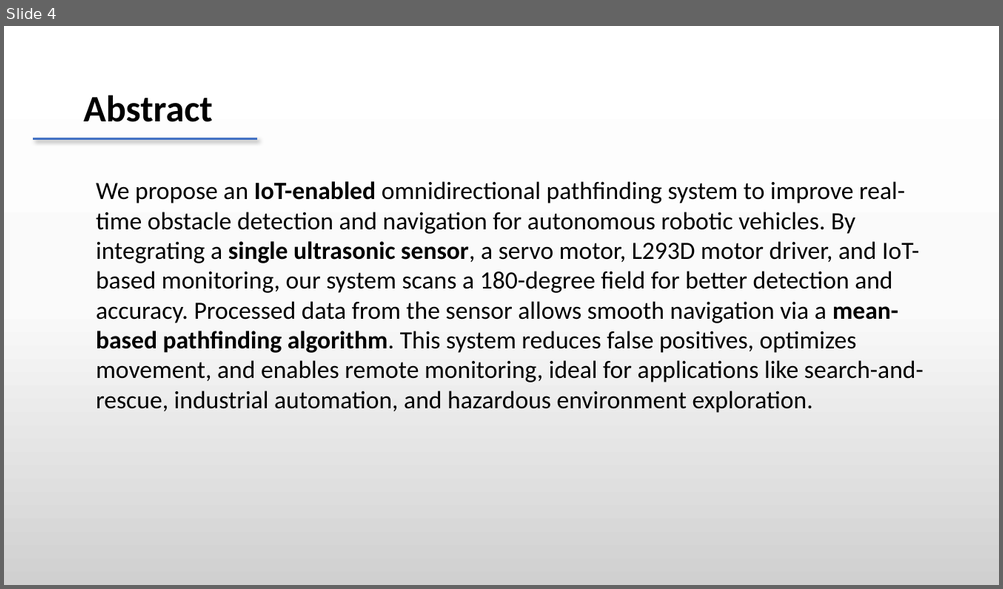
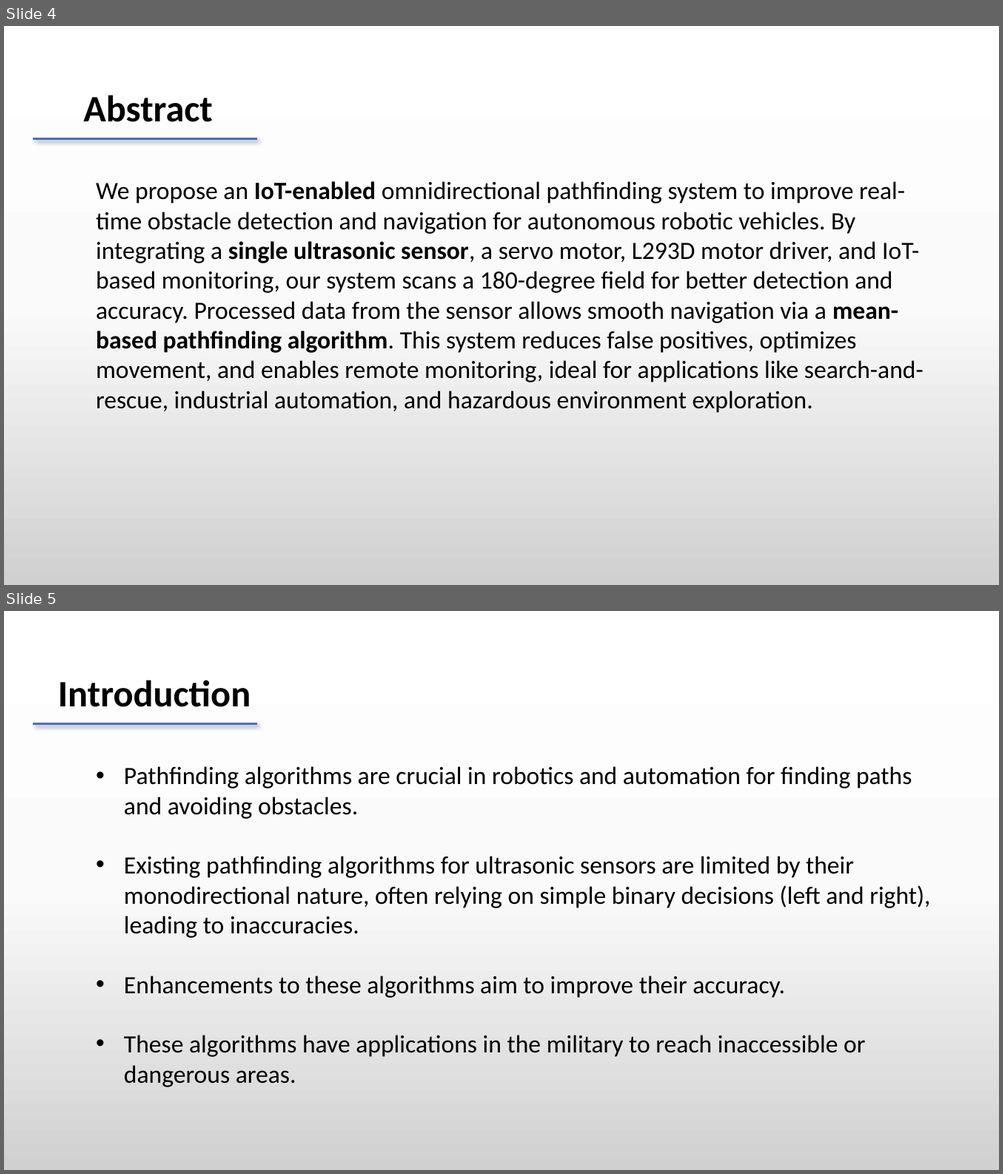
Before and after one commit to dheeraj78/project-4-2, a slide deck: Batch 8 .pptx. Shown one above the other, each under a label of ours: slide 4 before the commit, slides 4 and 5 after it. The pictures are 1003x589 and 1003x1174 pixels, drawn with LibreOffice and Linux fonts; fonts in the diff are those of the drawing. Boxes give left, top, right and bottom in pixels: in the first picture for what was removed or moved away, otherwise in the second. Text is boxed around its words. In the diff, an @@ line names an element or a change of style, - is before the commit and + after.

```diff
--- a/Batch 8 .pptx
+++ b/Batch 8 .pptx
@@ slide 5 added at [4, 611, 999, 1170], background gradient #FFFFFF to #FBFBFB to #D1D1D1 @@
@@ text added at [58, 680, 250, 707], 36 pt, text #000000, bold @@
+Introduction
@@ line added from (33, 723) to (257, 723), #4472C4 2.25 pt @@
@@ text added at [124, 766, 930, 1088], 24 pt, text #000000 @@
+• Pathfinding algorithms are crucial in robotics and automation for finding paths and avoiding obstacles.
+• Existing pathfinding algorithms for ultrasonic sensors are limited by their monodirectional nature, often relying on simple binary decisions (left and right), leading to inaccuracies.
+• Enhancements to these algorithms aim to improve their accuracy.
+• These algorithms have applications in the military to reach inaccessible or dangerous areas.
```
Also in this commit, not shown: 1 slide changed, 12 other slides added, 1 slide removed.
